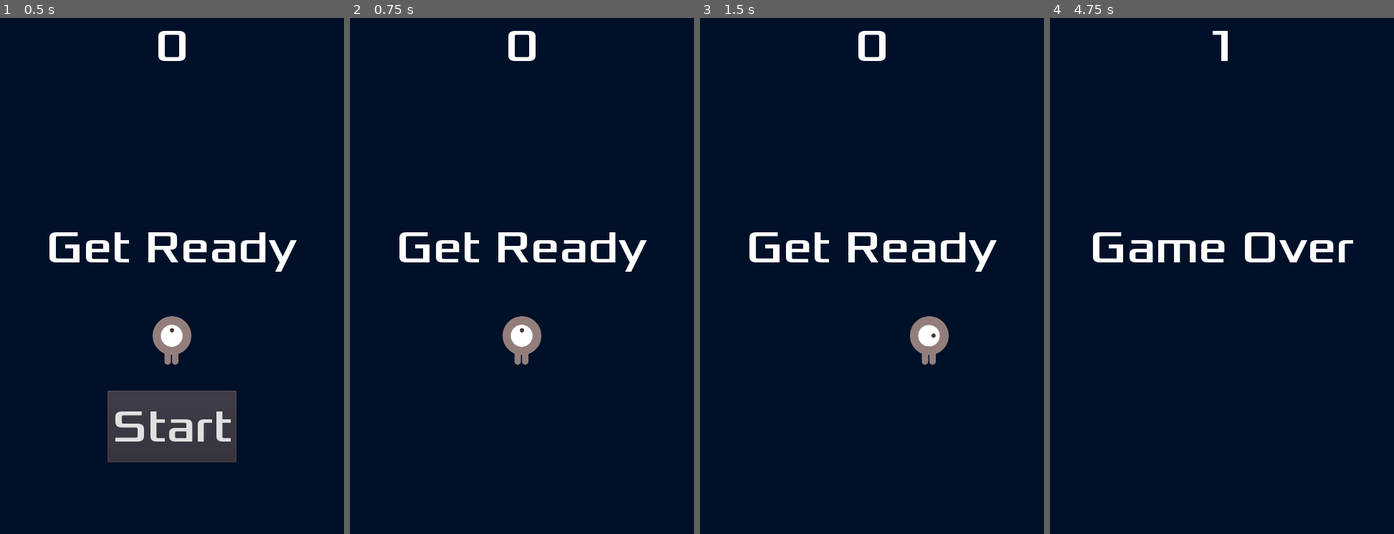
Above: before the commit, frames 1-4 (left to right).
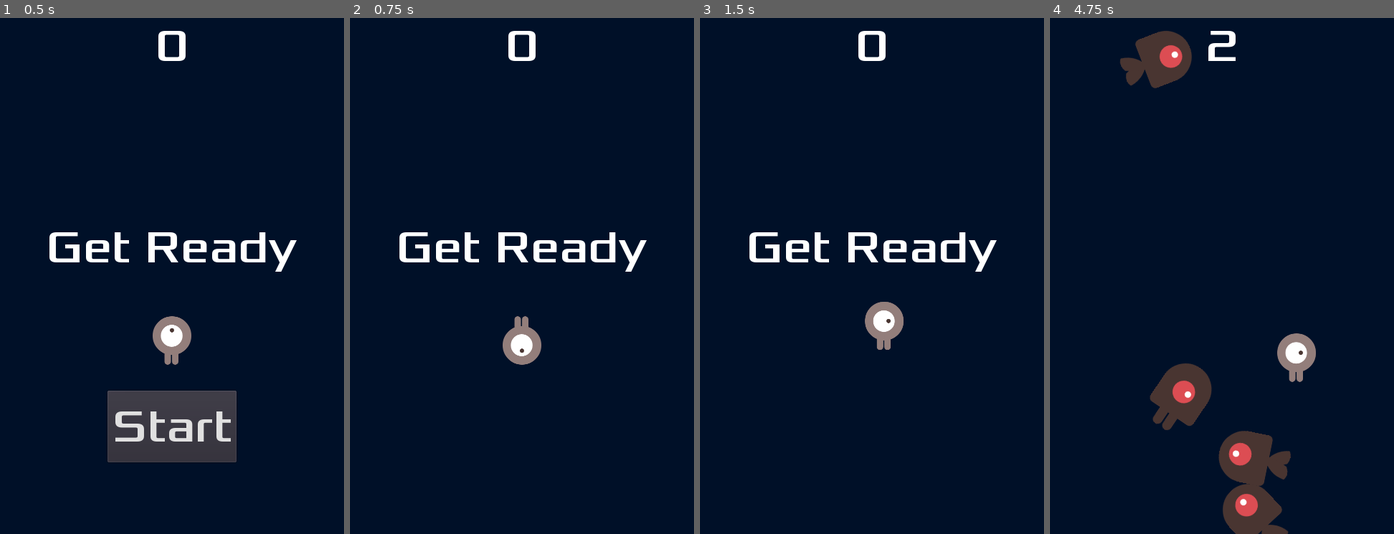
Above: after the commit, the same moments.

Repository: basithaf/godot-first-game
Game: Godot game, scene res://Main.tscn
The game is run twice, just before and just after one commit, with the same random seed, the same clock (stepped at 60 frames per second) and the same inputs.
Inputs (mouse positions are in pixels of both pictures, inside the frame that each line leads up to):
- Up to frame 1 (0.5 s): no input
- Up to frame 2 (0.75 s): click "Start" at 0.5 s
- Up to frame 3 (1.5 s): tap Enter at 1.25 s; move the mouse to (947, 250) at 1.27 s; hold Right (ui_right) from 1.28 s (still down); click (947, 250) at 1.42 s
- Up to frame 4 (4.75 s): move the mouse to (1153, 301) at 2.02 s; release Right (ui_right) at 2.03 s; hold Down (ui_down) 2.03-2.78 s; click (1153, 301) at 2.17 s; move the mouse to (1256, 162) at 2.77 s; hold Right (ui_right) 2.78-3.53 s; click (1256, 162) at 2.92 s; move the mouse to (1204, 379) at 3.52 s; hold Up (ui_up) 3.53-4.28 s; click (1204, 379) at 3.67 s; move the mouse to (1325, 353) at 4.27 s; hold Left (ui_left) from 4.28 s (still down); click (1325, 353) at 4.42 s

Frame 1 is identical in both runs. In frame 2, 0.6% of the frame differs, in the area x 44-56%, y 57-68%; in frame 3, 1.5%; in frame 4, 8.7%, in the area x 12-89%, y 2-100%.

Commit message:
changes to enable exports, some exported files!

Diff:
--- a/Main.tscn
+++ b/Main.tscn
@@ -50,6 +50,7 @@
 
 [node name="DeathSound" type="AudioStreamPlayer" parent="."]
 stream = ExtResource( 5 )
+
 [connection signal="hit" from="Player" to="." method="game_over"]
 [connection signal="timeout" from="MobTimer" to="." method="_on_MobTimer_timeout"]
 [connection signal="timeout" from="ScoreTimer" to="." method="_on_ScoreTimer_timeout"]
--- a/Player.gd
+++ b/Player.gd
@@ -4,6 +4,7 @@
 
 export var speed = 400
 var screen_size
+var target = Vector2()
 
 
 # Called when the node enters the scene tree for the first time.
@@ -11,16 +12,14 @@
 	screen_size = get_viewport_rect().size
 	hide()
 
+func _input(event):
+	if event is InputEventScreenTouch and event.pressed:
+		target = event.position;
+
 func _process(delta):
 	var velocity = Vector2()
-	if Input.is_action_pressed("ui_right"):
-		velocity.x += 1
-	if Input.is_action_pressed("ui_left"):
-		velocity.x -= 1
-	if Input.is_action_pressed("ui_down"):
-		velocity.y += 1
-	if Input.is_action_pressed("ui_up"):
-		velocity.y -= 1
+	if position.distance_to(target) > 5:
+			velocity = target - position;
 	if velocity.length() > 0:
 		velocity = velocity.normalized() * speed
 		$AnimatedSprite.play()
@@ -41,6 +40,7 @@
 
 func start(pos):
 	position = pos
+	target = pos
 	show()
 	$CollisionShape2D.disabled = false
 
--- a/project.godot
+++ b/project.godot
@@ -10,12 +10,11 @@
 
 _global_script_classes=[  ]
 _global_script_class_icons={
-
 }
 
 [application]
 
-config/name="Godot-first-game"
+config/name="Dodge"
 run/main_scene="res://Main.tscn"
 config/icon="res://icon.png"
 
@@ -23,8 +22,13 @@
 
 window/size/width=480
 window/size/height=720
+window/handheld/orientation="portrait"
 window/stretch/mode="2d"
 window/stretch/aspect="keep"
+
+[input_devices]
+
+pointing/emulate_touch_from_mouse=true
 
 [rendering]
 
